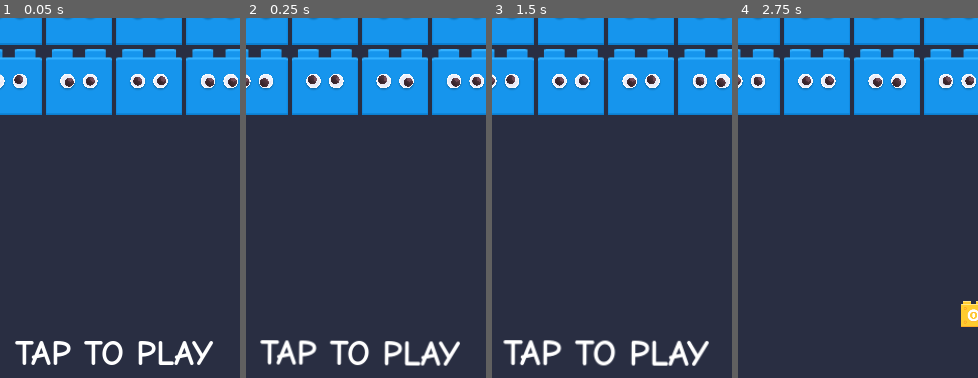
Above: before the commit, frames 1-4 (left to right).
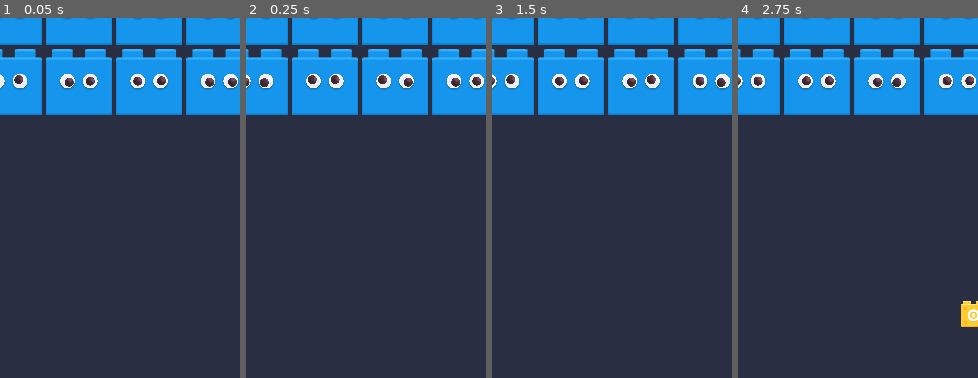
Above: after the commit, the same moments.

Repository: ZacharyEllison/games
Game: Godot game, scene res://scenes/main.tscn
Two runs of this game, one before a commit and one after it. Both use one fixed random seed, a clock stepped at 60 frames per second and the inputs below.
Inputs (mouse positions are % of the whole screen's width and height, from its top left):
- Up to frame 1 (0.05 s): no input
- Up to frame 2 (0.25 s): no input
- Up to frame 3 (1.5 s): click "||" at 0.5 s; click "Restart from Beginning" at 1.25 s
- Up to frame 4 (2.75 s): tap Enter at 2 s; move the mouse to (72, 45) at 2.02 s; hold Right (move_right) from 2.03 s (still down); click (72, 45) at 2.1 s; tap Space at 2.27, 2.3, 2.57 s
The pictures show only the part of the screen within x 26-76%, y 12-62%; the shares and areas given below are measured in that part.

The runs differ from the first frame. In frame 1, 2.2% of the frame differs, in the area x 6-89%, y 89-97%; in frame 2, 2.4%; in frame 3, 2.5%, in the area x 4-91%, y 89-97%; in frame 4, nothing differs.

Commit message:
Add GameOverPanel with ShareBtn clipboard sharing in brickbreaker
Restructure HUD scene: MarginContainer → VBoxContainer with TitleLabel,
FinalScore, BestScoreLine, StatsLine, NewBestBadge, ShareBtn, ShareConfirm.
Replace show_message/hide_message with show_level_transition for level
transitions. Fix game over restart input: KEY_SPACE only in _unhandled_input
so ShareBtn clicks don't trigger unwanted restart.

Diff:
--- a/brickbreaker/project.godot
+++ b/brickbreaker/project.godot
@@ -12,7 +12,7 @@
 
 config/name="brickbreaker"
 run/main_scene="res://scenes/main.tscn"
-config/features=PackedStringArray("4.6", "GL Compatibility")
+config/features=PackedStringArray("4.7", "GL Compatibility")
 boot_splash/show_image=false
 boot_splash/stretch_mode=0
 boot_splash/use_filter=false
@@ -20,6 +20,7 @@
 
 [autoload]
 
+AgentLink="*res://addons/agent_link/agent_link.gd"
 AudioManager="*res://scripts/audio_manager.gd"
 SaveManager="*res://scripts/save_manager.gd"
 
--- a/brickbreaker/scenes/hud.gd
+++ b/brickbreaker/scenes/hud.gd
@@ -7,14 +7,16 @@
 @onready var score_label: Label = $Score
 @onready var best_score_label: Label = $BestScore
 @onready var lives_label: Label = $Lives
-@onready var message: Label = $Message
-@onready var tap_prompt: Label = $TapPrompt
-@onready var final_score: Label = $GameOverPanel/FinalScore
-@onready var best_score_line: Label = $GameOverPanel/BestScoreLine
-@onready var new_best_badge: Label = $GameOverPanel/NewBestBadge
-@onready var stats_line: Label = $GameOverPanel/StatsLine
+@onready var tap_prompt: Label = $GameOverPanel/TapPrompt
+@onready var title_label: Label = $GameOverPanel/Content/TitleLabel
+@onready var final_score: Label = $GameOverPanel/Content/FinalScore
+@onready var best_score_line: Label = $GameOverPanel/Content/BestScoreLine
+@onready var new_best_badge: Label = $GameOverPanel/Content/NewBestBadge
+@onready var stats_line: Label = $GameOverPanel/Content/StatsLine
+@onready var share_btn: Button = $GameOverPanel/Content/ShareBtn
+@onready var share_confirm: Label = $GameOverPanel/Content/ShareConfirm
 @onready var bang_backdrop: Control = $GameOverPanel/BangBackdrop
-@onready var game_over_panel: Control = $GameOverPanel
+@onready var game_over_panel: MarginContainer = $GameOverPanel
 @onready var perfect_badge: Label = $PerfectBadge
 @onready var pause_btn: Button = $PauseBtn
 @onready var pause_overlay: ColorRect = $PauseOverlay
@@ -57,6 +59,7 @@
 	$PauseOverlay/PauseMenu/RestartBtn.pressed.connect(func(): restart_requested.emit())
 	$PauseOverlay/LevelSelectPanel/VBox/BackBtn.pressed.connect(_hide_level_select)
 	$PauseOverlay/PauseMenu/LevelSelectBtn.pressed.connect(_show_level_select)
+	share_btn.pressed.connect(_on_share_pressed)
 
 func set_score(value: int) -> void:
 	score_label.text = "SCORE %d" % value
@@ -72,14 +75,6 @@
 func slam_score() -> void:
 	_slam_in(score_label, 0.15)
 	_bump(score_label)
-
-func show_message(text: String) -> void:
-	message.text = text
-	message.show()
-	_slam_in(message, 0.4)
-
-func hide_message() -> void:
-	message.hide()
 
 func show_tap_prompt(text: String = "TAP TO PLAY") -> void:
 	tap_prompt.text = text
@@ -92,33 +87,32 @@
 
 func show_game_over(score: int, high_score: int, new_best: bool, games_played: int, games_won: int) -> void:
 	hide_tap_prompt()
-	message.text = "GAME OVER"
-	message.show()
-	_slam_in(message, 0.4)
+	game_over_panel.show()
+	title_label.text = "GAME OVER"
+	_show_end_panel(score, high_score, new_best, games_played, games_won)
+	show_tap_prompt("TAP TO PLAY AGAIN")
+
+func hide_game_over() -> void:
+	game_over_panel.hide()
+	title_label.hide()
+	new_best_badge.hide()
+	share_confirm.hide()
+	hide_tap_prompt()
+
+func show_victory(score: int, high_score: int, new_best: bool, games_played: int, games_won: int) -> void:
+	hide_tap_prompt()
+	hide_game_over()
+	title_label.text = "YOU WIN!"
 	game_over_panel.show()
 	_show_end_panel(score, high_score, new_best, games_played, games_won)
 	show_tap_prompt("TAP TO PLAY AGAIN")
 
-func hide_game_over() -> void:
-	game_over_panel.hide()
-	message.hide()
-	new_best_badge.hide()
-	hide_tap_prompt()
-
-func show_victory(score: int, high_score: int, new_best: bool, games_played: int, games_won: int) -> void:
-	hide_tap_prompt()
-	hide_game_over()
-	message.text = "YOU WIN!"
-	message.show()
-	_slam_in(message, 0.4)
-	game_over_panel.show()
-	_show_end_panel(score, high_score, new_best, games_played, games_won)
-	show_tap_prompt("TAP TO PLAY AGAIN")
-
 func hide_victory() -> void:
 	hide_game_over()
 
 func _show_end_panel(score: int, high_score: int, new_best: bool, games_played: int, games_won: int) -> void:
+	share_btn.show()
+	share_confirm.hide()
 	final_score.text = "SCORE %d" % score
 	final_score.material = null
 	best_score_line.text = "BEST %d" % high_score
@@ -130,6 +124,7 @@
 	if score > 1000:
 		final_score.material = _rainbow_mat
 	_slam_in(final_score, 0.3)
+	_slam_in(title_label, 0.3)
 	if new_best:
 		new_best_badge.material = _gold_mat
 		_slam_in(new_best_badge, 0.25)
@@ -162,6 +157,37 @@
 	tween.tween_property(label, "modulate:a", 0.0, 0.35)
 	tween.tween_callback(label.queue_free)
 
+func show_level_transition(text: String) -> void:
+	var label := Label.new()
+	label.text = text
+	label.add_theme_font_override("font", COMIC_FONT)
+	label.add_theme_font_size_override("font_size", 48)
+	label.horizontal_alignment = HORIZONTAL_ALIGNMENT_CENTER
+	label.vertical_alignment = VERTICAL_ALIGNMENT_CENTER
+	floating_layer.add_child(label)
+	label.size = Vector2(320, 60)
+	label.position = Vector2(-160, -30)
+	label.pivot_offset = label.size * 0.5
+	_slam_in(label, 0.3)
+	var tween := create_tween()
+	tween.tween_interval(1.0)
+	tween.tween_property(label, "modulate:a", 0.0, 0.4)
+	tween.tween_callback(label.queue_free)
+
+func _on_share_pressed() -> void:
+	var score_text := final_score.text.split(" ")[1]
+	var best_text := best_score_line.text.split(" ")[1]
+	var msg := "I scored %s points in Brickbreaker! Best: %s.\nCan you beat me?" % [score_text, best_text]
+	DisplayServer.clipboard_set(msg)
+	share_confirm.show()
+	var tween := create_tween()
+	tween.tween_interval(1.5)
+	tween.tween_property(share_confirm, "modulate:a", 0.0, 0.3)
+	tween.tween_callback(share_confirm.hide)
+	var btn_tween := create_tween()
+	btn_tween.tween_property(share_btn, "modulate:a", 0.5, 0.1)
+	btn_tween.tween_property(share_btn, "modulate:a", 1.0, 0.2)
+
 func set_pause_menu_visible(visible: bool, max_level: int) -> void:
 	if visible:
 		pause_overlay.show()
--- a/brickbreaker/scenes/hud.tscn
+++ b/brickbreaker/scenes/hud.tscn
@@ -46,38 +46,24 @@
 theme_override_font_sizes/font_size = 22
 text = "||"
 
-[node name="Message" type="Label" parent="."]
-visible = false
-anchors_preset = 8
-anchor_left = 0.5
-anchor_top = 0.5
-anchor_right = 0.5
-anchor_bottom = 0.5
-offset_left = -160.0
-offset_top = -150.0
-offset_right = 160.0
-offset_bottom = -90.0
-grow_horizontal = 2
-grow_vertical = 2
-theme_override_fonts/font = ExtResource("2")
-theme_override_font_sizes/font_size = 44
-text = "GAME OVER"
-horizontal_alignment = 1
-vertical_alignment = 1
-
-[node name="GameOverPanel" type="Control" parent="."]
-visible = false
-anchors_preset = 8
-anchor_left = 0.5
-anchor_top = 0.5
-anchor_right = 0.5
-anchor_bottom = 0.5
-offset_left = -140.0
-offset_top = -70.0
-offset_right = 140.0
-offset_bottom = 90.0
-grow_horizontal = 2
-grow_vertical = 2
+[node name="GameOverPanel" type="MarginContainer" parent="."]
+visible = false
+anchors_preset = 8
+anchor_left = 0.5
+anchor_top = 0.5
+anchor_right = 0.5
+anchor_bottom = 0.5
+offset_left = -150.0
+offset_top = -110.0
+offset_right = 150.0
+offset_bottom = 130.0
+grow_horizontal = 2
+grow_vertical = 2
+theme_override_constants/margin_top = 16
+theme_override_constants/margin_bottom = 16
+theme_override_constants/margin_left = 20
+theme_override_constants/margin_right = 20
+theme_override_constants/separation = 8
 
 [node name="BangBackdrop" type="Control" parent="GameOverPanel"]
 visible = false
@@ -95,38 +81,29 @@
 grow_vertical = 2
 script = ExtResource("3")
 
-[node name="FinalScore" type="Label" parent="GameOverPanel"]
-layout_mode = 1
-anchors_preset = 8
-anchor_left = 0.5
-anchor_top = 0.5
-anchor_right = 0.5
-anchor_bottom = 0.5
-offset_left = -130.0
-offset_top = -22.0
-offset_right = 130.0
-offset_bottom = 22.0
-grow_horizontal = 2
-grow_vertical = 2
-theme_override_fonts/font = ExtResource("2")
-theme_override_font_sizes/font_size = 32
+[node name="Content" type="VBoxContainer" parent="GameOverPanel"]
+layout_mode = 1
+theme_override_constants/separation = 6
+alignment = 1
+
+[node name="TitleLabel" type="Label" parent="GameOverPanel/Content"]
+layout_mode = 2
+theme_override_fonts/font = ExtResource("2")
+theme_override_font_sizes/font_size = 30
+text = "GAME OVER"
+horizontal_alignment = 1
+vertical_alignment = 1
+
+[node name="FinalScore" type="Label" parent="GameOverPanel/Content"]
+layout_mode = 2
+theme_override_fonts/font = ExtResource("2")
+theme_override_font_sizes/font_size = 40
 text = "SCORE 0"
 horizontal_alignment = 1
 vertical_alignment = 1
 
-[node name="BestScoreLine" type="Label" parent="GameOverPanel"]
-layout_mode = 1
-anchors_preset = 8
-anchor_left = 0.5
-anchor_top = 0.5
-anchor_right = 0.5
-anchor_bottom = 0.5
-offset_left = -130.0
-offset_top = 18.0
-offset_right = 130.0
-offset_bottom = 42.0
-grow_horizontal = 2
-grow_vertical = 2
+[node name="BestScoreLine" type="Label" parent="GameOverPanel/Content"]
+layout_mode = 2
 theme_override_colors/font_color = Color(0.75, 0.8, 0.9, 1)
 theme_override_fonts/font = ExtResource("2")
 theme_override_font_sizes/font_size = 22
@@ -134,39 +111,17 @@
 horizontal_alignment = 1
 vertical_alignment = 1
 
-[node name="NewBestBadge" type="Label" parent="GameOverPanel"]
-visible = false
-layout_mode = 1
-anchors_preset = 8
-anchor_left = 0.5
-anchor_top = 0.5
-anchor_right = 0.5
-anchor_bottom = 0.5
-offset_left = -90.0
-offset_top = 44.0
-offset_right = 90.0
-offset_bottom = 72.0
-grow_horizontal = 2
-grow_vertical = 2
+[node name="NewBestBadge" type="Label" parent="GameOverPanel/Content"]
+visible = false
+layout_mode = 2
 theme_override_fonts/font = ExtResource("2")
 theme_override_font_sizes/font_size = 24
 text = "NEW BEST!"
 horizontal_alignment = 1
 vertical_alignment = 1
 
-[node name="StatsLine" type="Label" parent="GameOverPanel"]
-layout_mode = 1
-anchors_preset = 8
-anchor_left = 0.5
-anchor_top = 0.5
-anchor_right = 0.5
-anchor_bottom = 0.5
-offset_left = -130.0
-offset_top = 72.0
-offset_right = 130.0
-offset_bottom = 96.0
-grow_horizontal = 2
-grow_vertical = 2
+[node name="StatsLine" type="Label" parent="GameOverPanel/Content"]
+layout_mode = 2
 theme_override_colors/font_color = Color(0.65, 0.7, 0.78, 1)
 theme_override_fonts/font = ExtResource("2")
 theme_override_font_sizes/font_size = 18
@@ -174,22 +129,38 @@
 horizontal_alignment = 1
 vertical_alignment = 1
 
-[node name="TapPrompt" type="Label" parent="."]
-visible = false
-anchors_preset = 8
-anchor_left = 0.5
-anchor_top = 0.5
-anchor_right = 0.5
-anchor_bottom = 0.5
-offset_left = -150.0
-offset_top = 40.0
-offset_right = 150.0
-offset_bottom = 90.0
-grow_horizontal = 2
-grow_vertical = 2
-theme_override_fonts/font = ExtResource("2")
-theme_override_font_sizes/font_size = 36
-text = "TAP TO PLAY"
+[node name="ShareBtn" type="Button" parent="GameOverPanel/Content"]
+layout_mode = 2
+theme_override_fonts/font = ExtResource("2")
+theme_override_font_sizes/font_size = 20
+text = "Share"
+
+[node name="ShareConfirm" type="Label" parent="GameOverPanel/Content"]
+visible = false
+layout_mode = 2
+theme_override_colors/font_color = Color(0.3, 0.8, 0.4, 1)
+theme_override_fonts/font = ExtResource("2")
+theme_override_font_sizes/font_size = 16
+text = "Copied!"
+horizontal_alignment = 1
+vertical_alignment = 1
+
+[node name="TapPrompt" type="Label" parent="GameOverPanel"]
+visible = false
+layout_mode = 1
+anchors_preset = 8
+anchor_left = 0.5
+anchor_top = 1.0
+anchor_right = 0.5
+anchor_bottom = 1.0
+offset_left = -120.0
+offset_top = -36.0
+offset_right = 120.0
+offset_bottom = -8.0
+grow_horizontal = 2
+theme_override_fonts/font = ExtResource("2")
+theme_override_font_sizes/font_size = 24
+text = "TAP TO PLAY AGAIN"
 horizontal_alignment = 1
 vertical_alignment = 1
 
--- a/brickbreaker/scenes/main.gd
+++ b/brickbreaker/scenes/main.gd
@@ -64,7 +64,6 @@
 	_level_points = 0
 	hud.set_score(score)
 	hud.set_lives(lives)
-	hud.hide_message()
 	hud.hide_game_over()
 	hud.hide_victory()
 	hud.set_pause_menu_visible(false, max_unlocked_level)
@@ -97,6 +96,11 @@
 	held_ball.active = false
 
 func _unhandled_input(event: InputEvent) -> void:
+	if state == State.GAME_OVER or state == State.VICTORY:
+		if event is InputEventKey and event.keycode == KEY_SPACE:
+			AudioManager.unlock()
+			_new_game()
+		return
 	if event.is_action_pressed("pause"):
 		if state == State.PLAYING or state == State.IDLE:
 			_pause_game()
@@ -115,10 +119,6 @@
 			held_ball = null
 			state = State.PLAYING
 			hud.hide_tap_prompt()
-	elif state == State.GAME_OVER or state == State.VICTORY:
-		if Input.is_action_just_pressed("press"):
-			AudioManager.unlock()
-			_new_game()
 	elif state == State.LEVEL_CLEAR:
 		if Input.is_action_just_pressed("press"):
 			AudioManager.unlock()
@@ -240,9 +240,8 @@
 	if was_perfect:
 		hud.show_tap_prompt("TAP TO CONTINUE")
 		return
-	hud.show_message("LEVEL %d" % (level + 1))
-	await get_tree().create_timer(1.2).timeout
-	hud.hide_message()
+	hud.show_level_transition("LEVEL %d" % (level + 1))
+	await get_tree().create_timer(1.4).timeout
 	level += 1
 	_start_level()
 
@@ -287,7 +286,6 @@
 	level = selected_level
 	_lives_lost_this_level = 0
 	_level_points = 0
-	hud.hide_message()
 	hud.hide_game_over()
 	hud.hide_victory()
 	_start_level()
